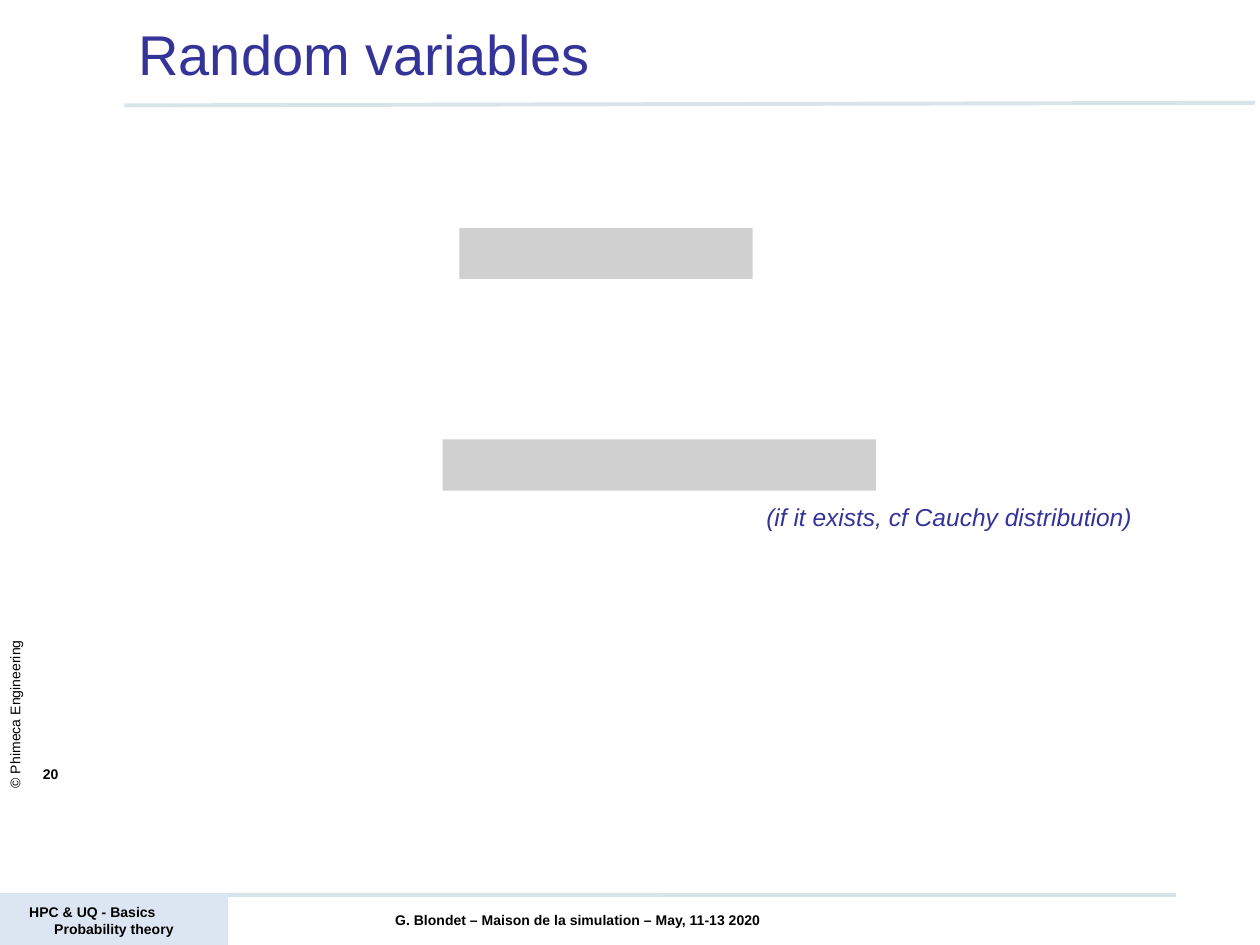
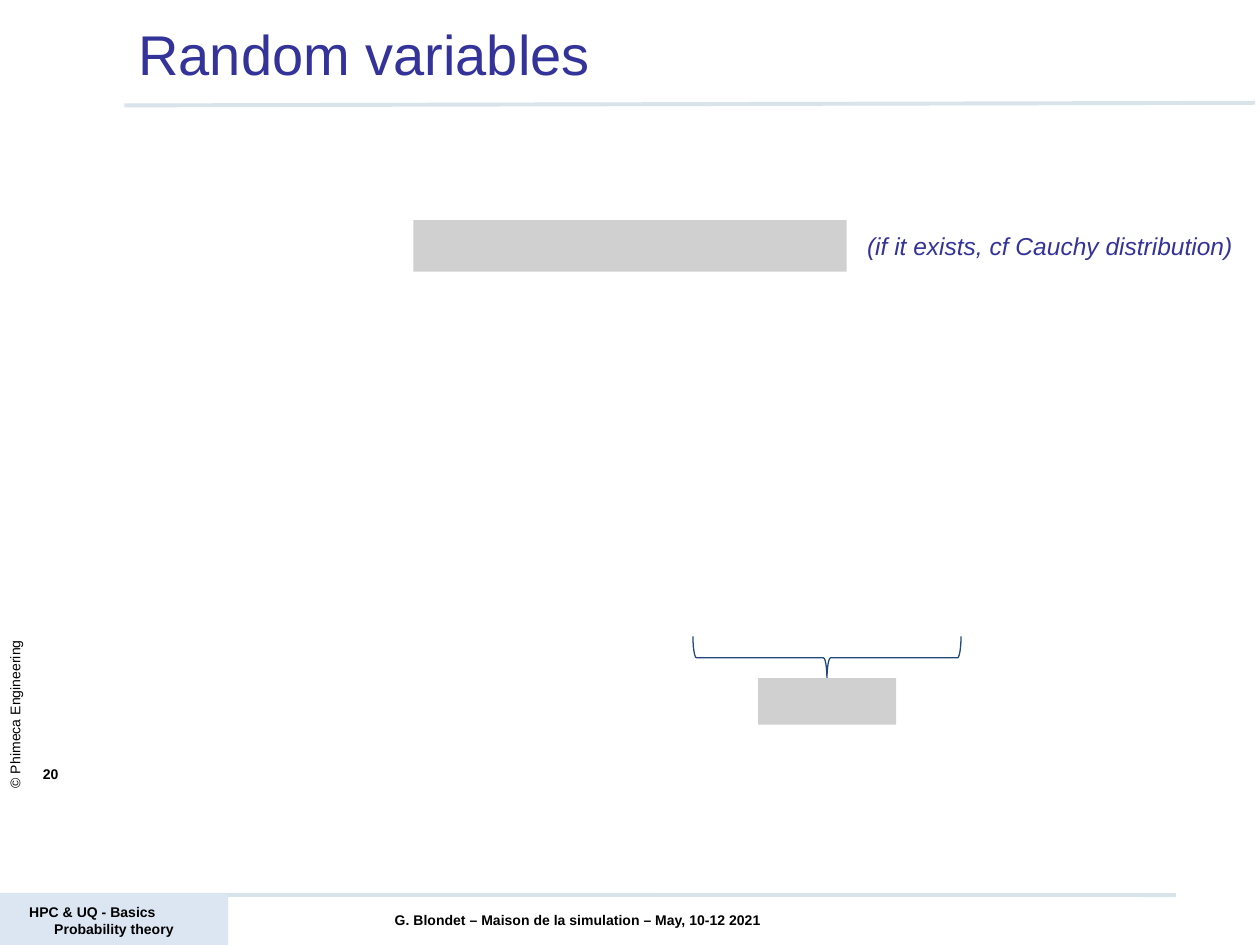
Before and after one commit to mbaudin47/hpcuqtraining, a slide deck: slide 20 of 2021/Courses/Probability/PRACE_D1_Probability_theory_basics_2021.pptx. Drawn at 1260x945 pixels with LibreOffice and Linux fonts; fonts in the diff are those of the drawing; grey boxes stand for pictures; background and template pictures are left out. Boxes give left, top, right and bottom in pixels: in the first picture for what was removed or moved away, otherwise in the second. Text is boxed around its words. In the diff, an @@ line names an element or a change of style, - is before the commit and + after.

```diff
--- a/2021/Courses/Probability/PRACE_D1_Probability_theory_basics_2021.pptx
+++ b/2021/Courses/Probability/PRACE_D1_Probability_theory_basics_2021.pptx
@@ picture resized from (x1=460, y1=228, x2=753, y2=278) to (x1=413, y1=220, x2=847, y2=272) @@
@@ text "(if it exists, cf Cauchy ..." moved from (x1=766, y1=508, x2=1132, y2=531) to (x1=867, y1=237, x2=1233, y2=260) @@
@@ picture removed at (x1=442, y1=440, x2=876, y2=491) @@
@@ left brace added at (x1=692, y1=637, x2=961, y2=680), outline #1F497D 0.75 pt @@
@@ picture added at (x1=759, y1=678, x2=897, y2=724) @@
@@ text at (x1=395, y1=915, x2=760, y2=928): text changed @@
-G. Blondet – Maison de la simulation – May, 11-13 2020
+G. Blondet – Maison de la simulation – May, 10-12 2021
```
Also in this commit, not shown: 28 other slides changed, 1 slide added, 1 slide removed, 3 other files.
